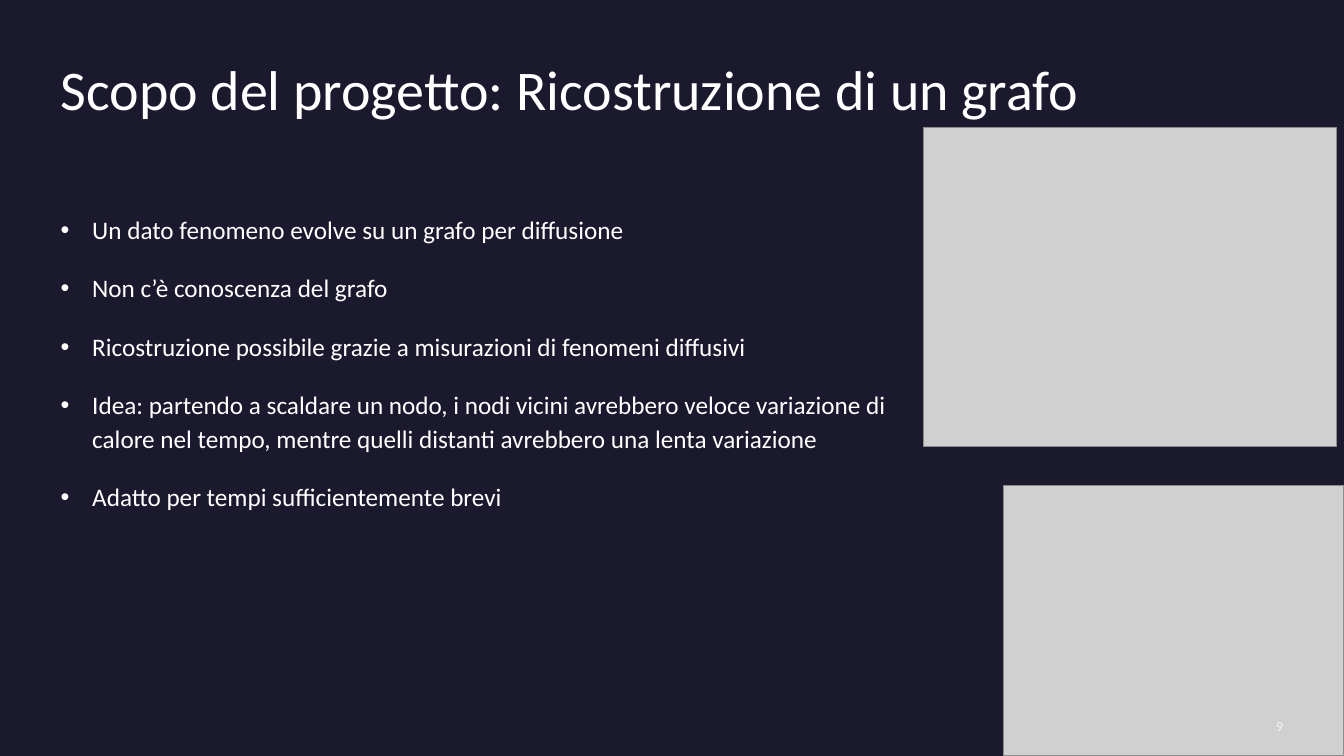
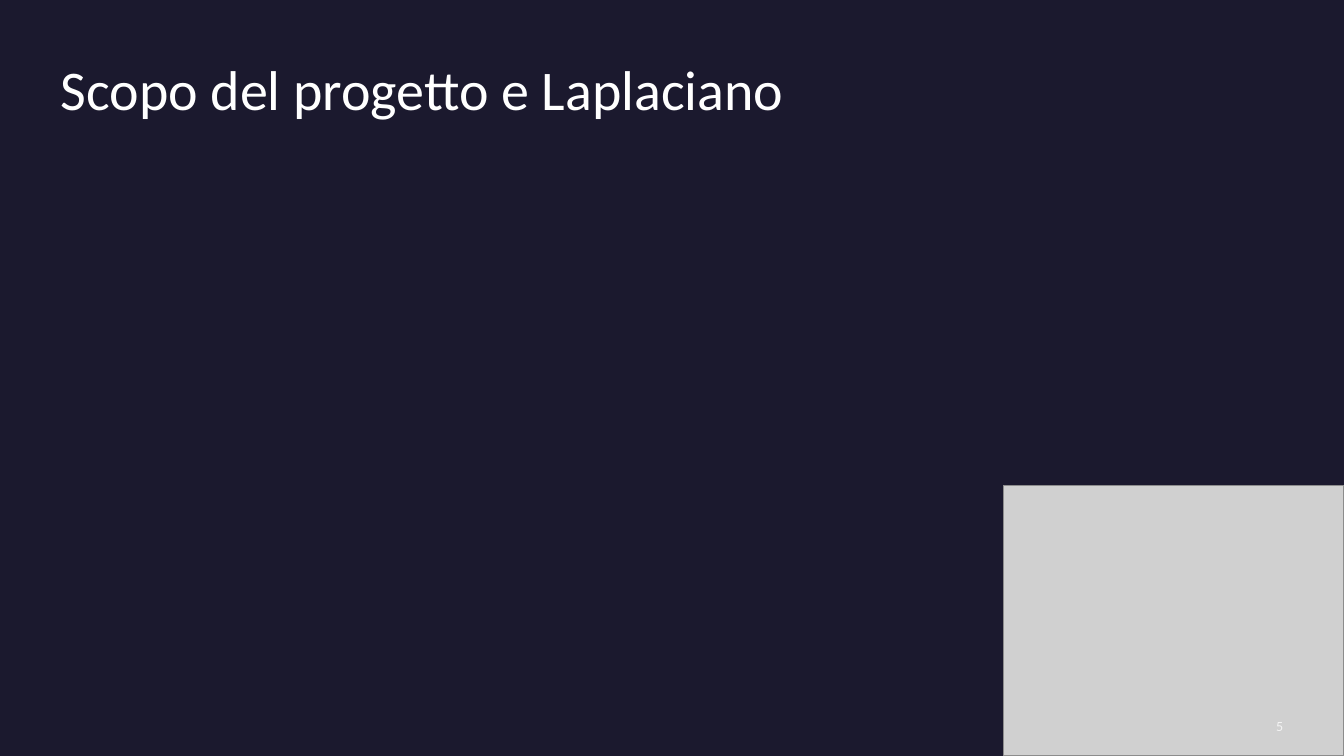
Before and after one commit to AlessandroPaduret/Numerical-Analysis, a slide deck: slide 5 of presentazione/Presentazione progetto Calcolo Numerico 2026.pptx (slide 9 before the commit). Drawn at 1344x756 pixels with LibreOffice and Linux fonts; fonts in the diff are those of the drawing; grey boxes stand for pictures. Boxes give left, top, right and bottom in pixels: in the first picture for what was removed or moved away, otherwise in the second. Text is boxed around its words. In the diff, an @@ line names an element or a change of style, - is before the commit and + after.

```diff
--- a/presentazione/Presentazione progetto Calcolo Numerico 2026.pptx
+++ b/presentazione/Presentazione progetto Calcolo Numerico 2026.pptx
@@ title at bbox=[61, 71, 783, 120]: text changed @@
-Scopo del progetto: Ricostruzione di un grafo
+Scopo del progetto e Laplaciano
@@ picture removed at bbox=[924, 127, 1337, 447] @@
@@ text removed at bbox=[92, 221, 885, 510] @@
-• Un dato fenomeno evolve su un grafo per diffusione
-• Non c’è conoscenza del grafo
-• Ricostruzione possibile grazie a misurazioni di fenomeni diffusivi
-• Idea: partendo a scaldare un nodo, i nodi vicini avrebbero veloce variazione di calore nel tempo, mentre quelli distanti avrebbero una lenta variazione
-• Adatto per tempi sufficientemente brevi
```
Also in this commit, not shown: 4 slides added, 4 slides removed, 6 other files.
